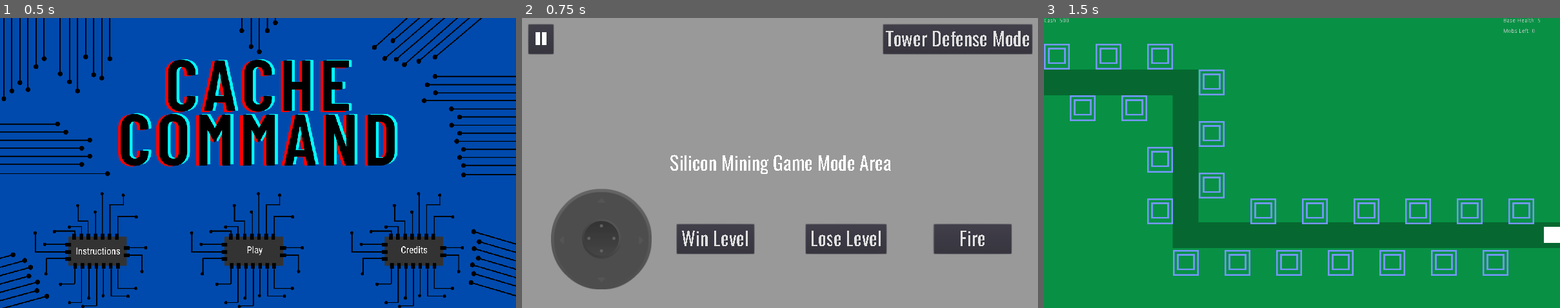
Above: before the commit, frames 1-3 (left to right).
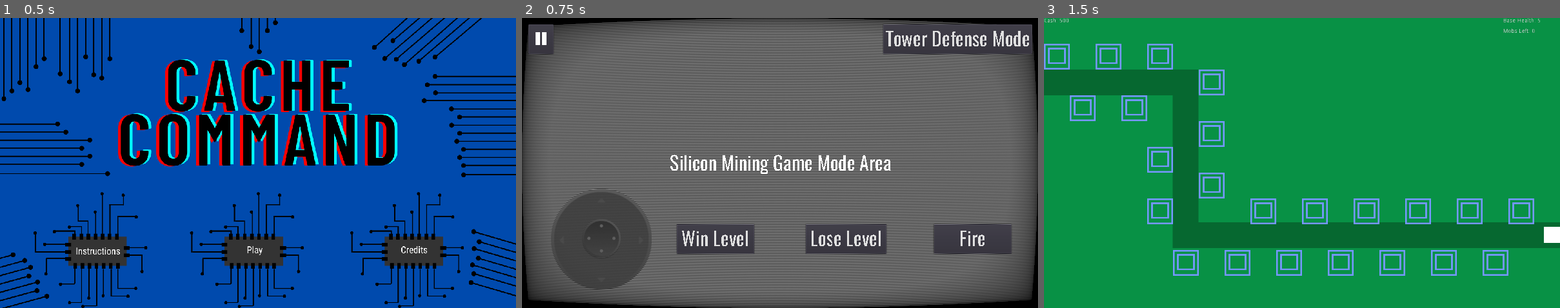
Above: after the commit, the same moments.

Repository: njrobbins/cache-command
Game: Godot game, scene res://Scenes/MainMenu.tscn
Two runs of this game, one before a commit and one after it. Both use one fixed random seed, a clock stepped at 60 frames per second and the inputs below.
Inputs (mouse positions are in pixels of both pictures, inside the frame that each line leads up to):
- Up to frame 1 (0.5 s): no input
- Up to frame 2 (0.75 s): click (774, 250) at 0.5 s
- Up to frame 3 (1.5 s): click "Tower Defense Mode" at 1.25 s

Frame 1 is identical in both runs. In frame 2, 66% of the frame differs, in the area x 0-100%, y 0-100%; in frame 3, nothing differs.

Commit message:
Added scan lines for Dig Dug NES feels
Added scan lines for Dig Dug NES feels

Diff:
--- a/Scenes/SiliconMiningMain.tscn
+++ b/Scenes/SiliconMiningMain.tscn
@@ -1,9 +1,10 @@
-[gd_scene load_steps=5 format=2]
+[gd_scene load_steps=6 format=2]
 
 [ext_resource path="res://Scripts/MenuButtonHandler.gd" type="Script" id=1]
 [ext_resource path="res://fonts/new_dynamicfont.tres" type="DynamicFont" id=2]
 [ext_resource path="res://Joystick/Joystick.tscn" type="PackedScene" id=3]
 [ext_resource path="res://Assets/Icons/pause.png" type="Texture" id=4]
+[ext_resource path="res://crt_material.tres" type="Material" id=5]
 
 [node name="SiliconMiningMain" type="Node2D"]
 
@@ -19,6 +20,14 @@
 margin_right = 1280.0
 margin_bottom = 720.0
 color = Color( 0.6, 0.6, 0.6, 1 )
+__meta__ = {
+"_edit_use_anchors_": false
+}
+
+[node name="ColorRect" type="ColorRect" parent="UI"]
+material = ExtResource( 5 )
+margin_right = 1280.0
+margin_bottom = 720.0
 __meta__ = {
 "_edit_use_anchors_": false
 }
--- /dev/null
+++ b/crt_material.tres
@@ -0,0 +1,21 @@
+[gd_resource type="ShaderMaterial" load_steps=2 format=2]
+
+[ext_resource path="res://crt_shader.shader" type="Shader" id=1]
+
+[resource]
+shader = ExtResource( 1 )
+shader_param/screen_size = Vector2( 320, 180 )
+shader_param/show_curvature = true
+shader_param/curvature_x_amount = 6.0
+shader_param/curvature_y_amount = 4.0
+shader_param/corner_color = Color( 0, 0, 0, 1 )
+shader_param/show_vignette = true
+shader_param/vignette_opacity = 0.2
+shader_param/show_horizontal_scan_lines = true
+shader_param/horizontal_scan_lines_amount = 180.0
+shader_param/horizontal_scan_lines_opacity = 1.0
+shader_param/show_vertical_scan_lines = false
+shader_param/vertical_scan_lines_amount = 320.0
+shader_param/vertical_scan_lines_opacity = 1.0
+shader_param/boost = 1.2
+shader_param/aberration_amount = 0.0
--- /dev/null
+++ b/crt_shader.shader
@@ -0,0 +1,85 @@
+/*
+Godot 3 2D CRT Shader.
+A 2D shader for Godot 3 simulating a CRT..
+
+Author: hiulit
+Repository: https://github.com/hiulit/Godot-3-2D-CRT-Shader
+Issues: https://github.com/hiulit/Godot-3-2D-CRT-Shader/issues
+License: MIT https://github.com/hiulit/Godot-3-2D-CRT-Shader/blob/master/LICENSE
+*/
+
+shader_type canvas_item;
+
+const float PI = 3.14159265359;
+
+uniform vec2 screen_size = vec2(320.0, 180.0);
+uniform bool show_curvature = true;
+uniform float curvature_x_amount : hint_range(3.0, 15.0, 0.01) = float(6.0);
+uniform float curvature_y_amount : hint_range(3.0, 15.0, 0.01) = float(4.0);
+uniform vec4 corner_color : hint_color = vec4(0.0, 0.0, 0.0, 1.0);
+uniform bool show_vignette = true;
+uniform float vignette_opacity : hint_range(0.0, 1.0, 0.01) = 0.2;
+uniform bool show_horizontal_scan_lines = true;
+uniform float horizontal_scan_lines_amount : hint_range(0.0, 180.0, 0.1) = 180.0;
+uniform float horizontal_scan_lines_opacity : hint_range(0.0, 1.0, 0.01) = 1.0;
+uniform bool show_vertical_scan_lines = false;
+uniform float vertical_scan_lines_amount : hint_range(0.0, 320.0, 0.1) = 320.0;
+uniform float vertical_scan_lines_opacity : hint_range(0.0, 1.0, 0.01) = 1.0;
+uniform float boost : hint_range(1.0, 2.0, 0.01) = 1.2;
+uniform float aberration_amount : hint_range(0.0, 10.0, 0.01) = 0.0;
+
+vec2 uv_curve(vec2 uv) {
+	if (show_curvature) {
+		uv = uv * 2.0 - 1.0;
+		vec2 offset = abs(uv.yx) / vec2(curvature_x_amount, curvature_y_amount);
+		uv = uv + uv * offset * offset;
+		uv = uv * 0.5 + 0.5;
+	}
+
+	return uv;
+}
+
+
+void fragment() {
+	vec2 uv = uv_curve(UV);
+	vec2 screen_uv = uv_curve(SCREEN_UV);
+	vec3 color = texture(SCREEN_TEXTURE, screen_uv).rgb;
+
+	if (aberration_amount > 0.0) {
+		float adjusted_amount = aberration_amount / screen_size.x;
+		color.r = texture(SCREEN_TEXTURE, vec2(screen_uv.x + adjusted_amount, screen_uv.y)).r;
+		color.g = texture(SCREEN_TEXTURE, screen_uv).g;
+		color.b = texture(SCREEN_TEXTURE, vec2(screen_uv.x - adjusted_amount, screen_uv.y)).b;
+	}
+
+	if (show_vignette) {
+		float vignette = uv.x * uv.y * (1.0 - uv.x) * (1.0 - uv.y);
+		vignette = clamp(pow((screen_size.x / 4.0) * vignette, vignette_opacity), 0.0, 1.0);
+		color *= vignette;
+	}
+
+	if (show_horizontal_scan_lines) {
+		float s = sin(screen_uv.y * horizontal_scan_lines_amount * PI * 2.0);
+		s = (s * 0.5 + 0.5) * 0.9 + 0.1;
+		vec4 scan_line = vec4(vec3(pow(s, horizontal_scan_lines_opacity)), 1.0);
+		color *= scan_line.rgb;
+	}
+
+	if (show_vertical_scan_lines) {
+		float s = sin(screen_uv.x * vertical_scan_lines_amount * PI * 2.0);
+		s = (s * 0.5 + 0.5) * 0.9 + 0.1;
+		vec4 scan_line = vec4(vec3(pow(s, vertical_scan_lines_opacity)), 1.0);
+		color *= scan_line.rgb;
+	}
+
+	if (show_horizontal_scan_lines || show_vertical_scan_lines) {
+		color *= boost;
+	}
+
+	// Fill the blank space of the corners, left by the curvature, with black.
+	if (uv.x < 0.0 || uv.x > 1.0 || uv.y < 0.0 || uv.y > 1.0) {
+		color = corner_color.rgb;
+	}
+
+	COLOR = vec4(color, 1.0);
+}
